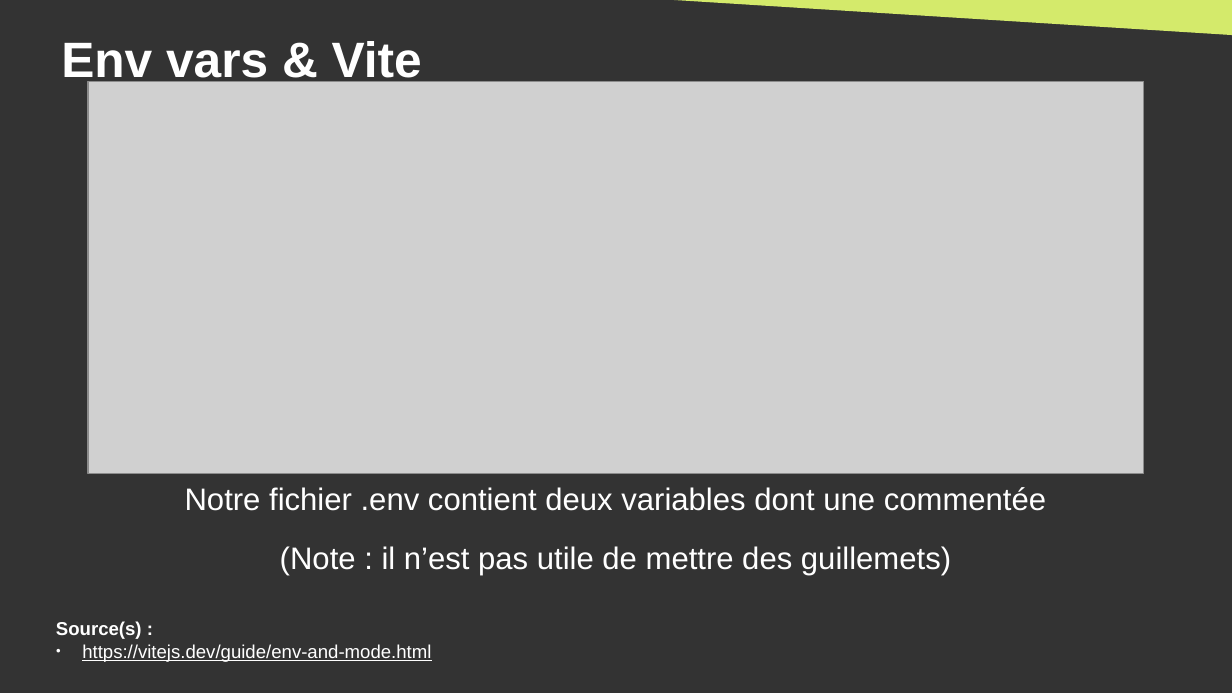
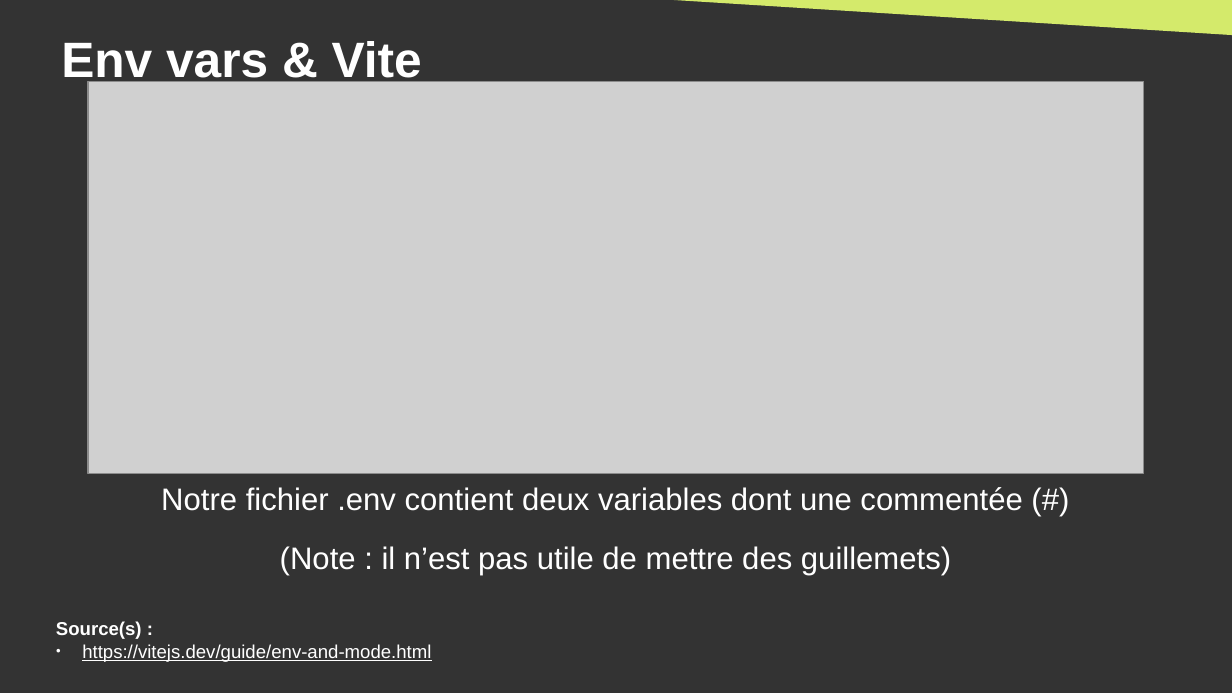
Before and after one commit to DanYellow/cours, a slide deck: slide 59 of developpement-front-s5/travaux-pratiques/numero-4/presentation.odp. Drawn at 1232x693 pixels with LibreOffice and Linux fonts; fonts in the diff are those of the drawing; grey boxes stand for pictures. Boxes give left, top, right and bottom in pixels: in the first picture for what was removed or moved away, otherwise in the second. Text is boxed around its words. In the diff, an @@ line names an element or a change of style, - is before the commit and + after.

```diff
--- a/developpement-front-s5/travaux-pratiques/numero-4/presentation.odp
+++ b/developpement-front-s5/travaux-pratiques/numero-4/presentation.odp
@@ text at (x1=161, y1=487, x2=1022, y2=511): text changed @@
-Notre fichier .env contient deux variables dont une commentée
+Notre fichier .env contient deux variables dont une commentée (#)
```
Also in this commit, not shown: 12 other slides changed, 2 slides added, 3 other files.
